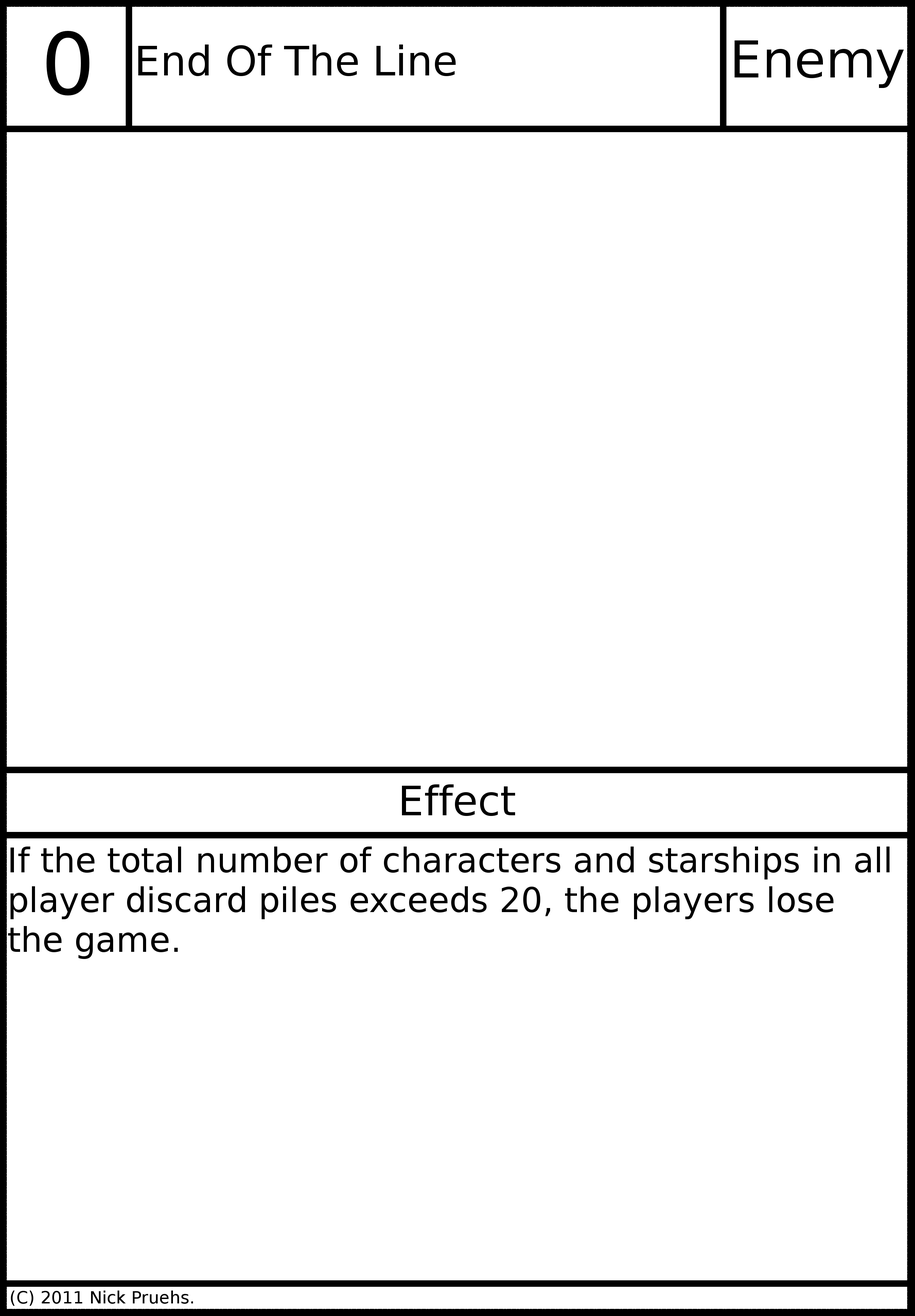
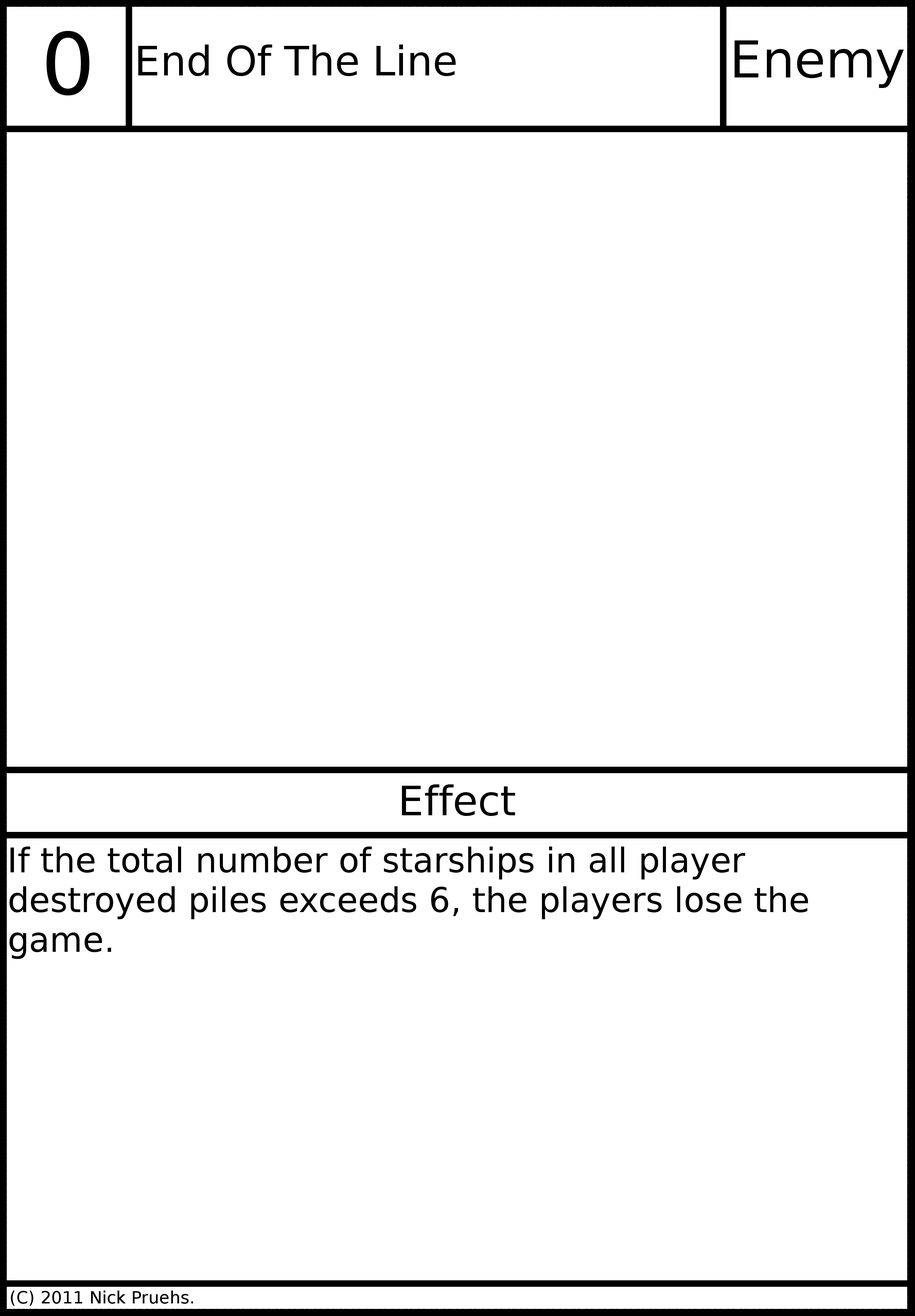
Before/after of a 915 x 1316 layered artwork. What changed in the layer stack:
painted on "Card Text" over [8, 846, 890, 959]
